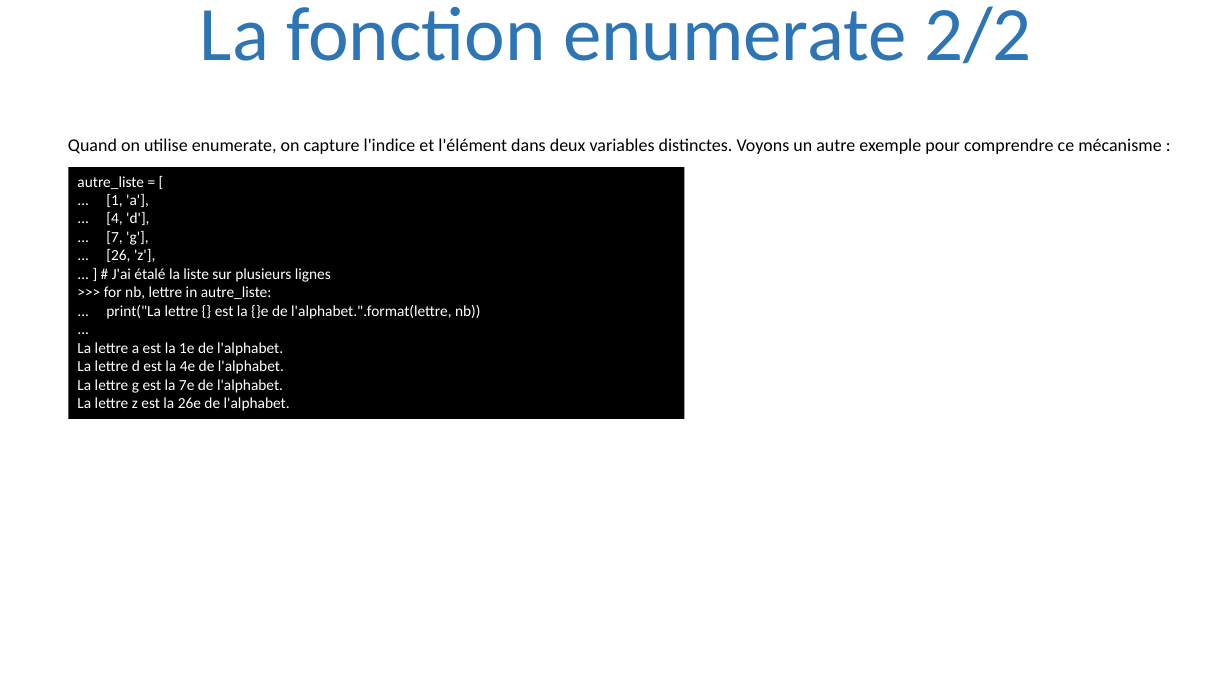
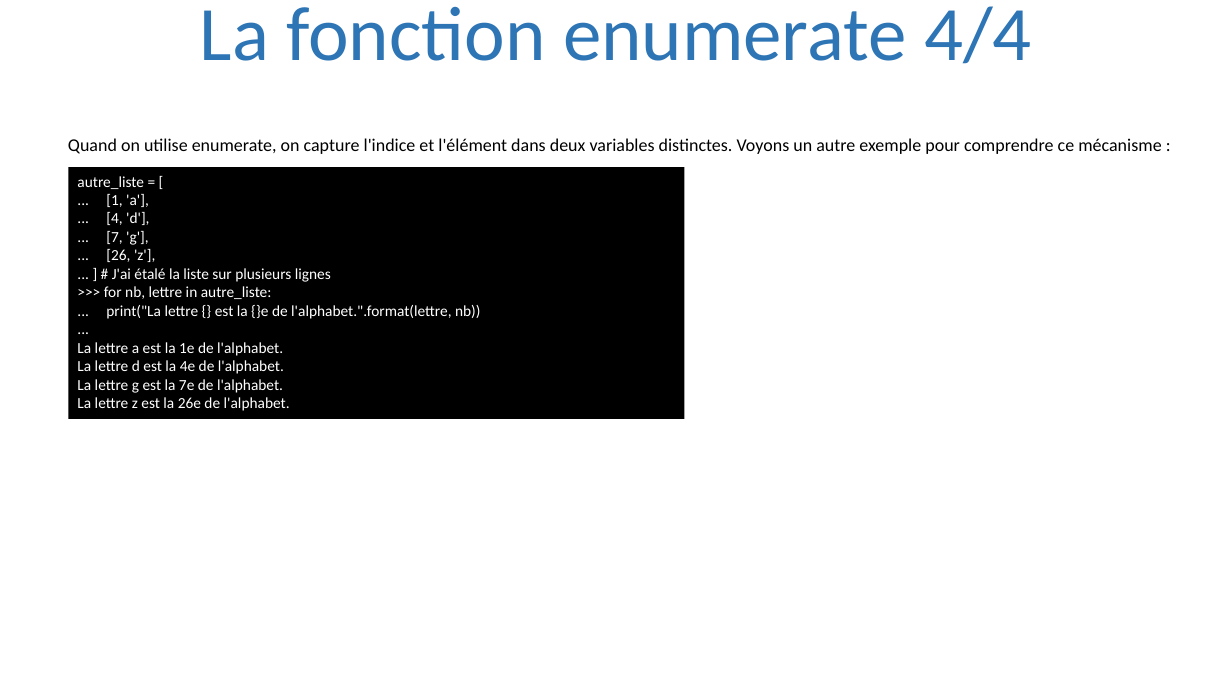
Before and after one commit to julienPalleau/PythonDoc, a slide deck: slide 74 of Python-resume.pptx (slide 67 before the commit). Drawn at 1232x693 pixels with LibreOffice and Linux fonts; fonts in the diff are those of the drawing. Boxes give left, top, right and bottom in pixels: in the first picture for what was removed or moved away, otherwise in the second. Text is boxed around its words. In the diff, an @@ line names an element or a change of style, - is before the commit and + after.

```diff
--- a/Python-resume.pptx
+++ b/Python-resume.pptx
@@ title at box(200, 6, 1032, 64): text changed @@
-La fonction enumerate 2/2
+La fonction enumerate 4/4
```
Also in this commit, not shown: 11 other slides changed, 13 slides added.
